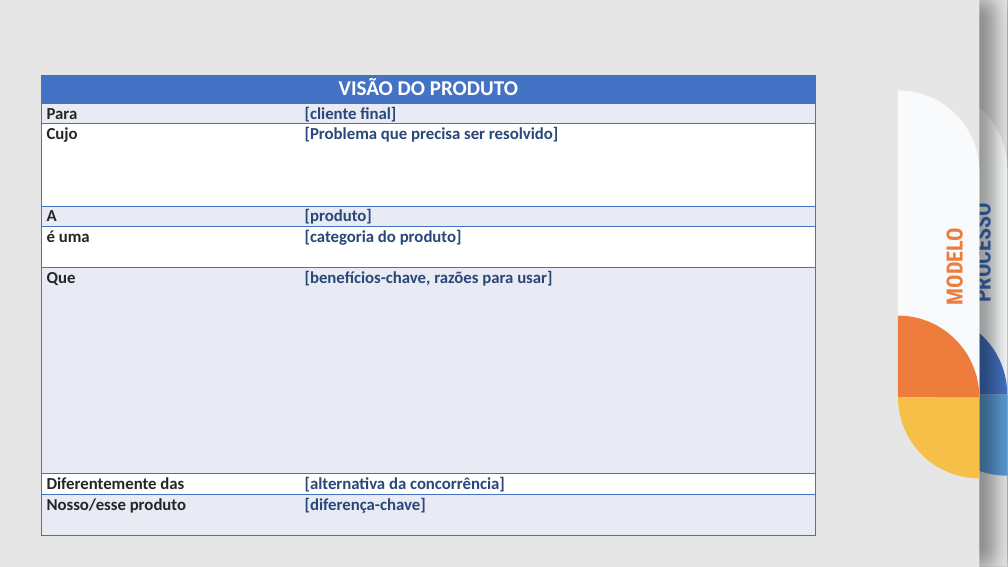
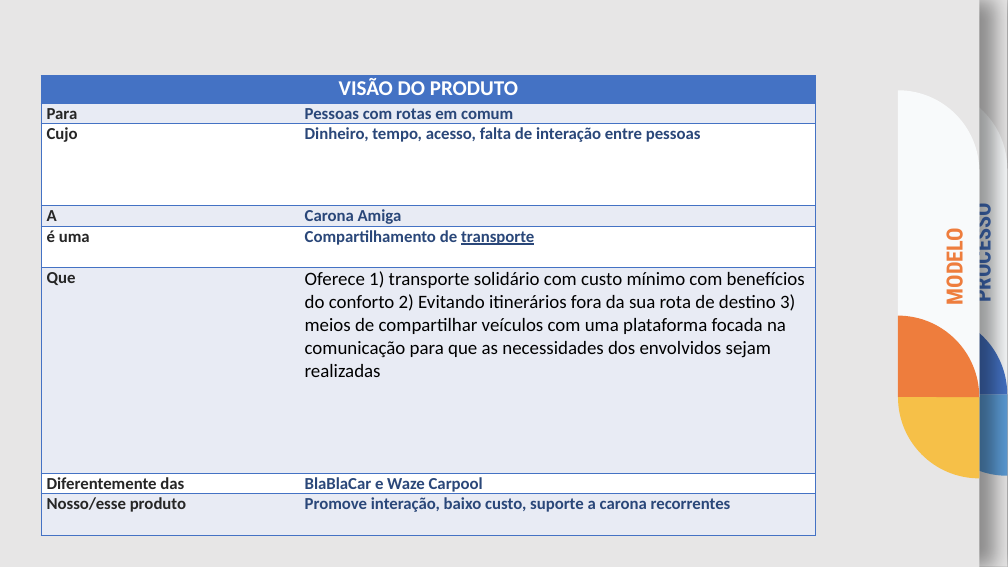
Before and after one commit to Carona-Amiga/caronaamiga, a slide deck: slide 3 of docs/00-Visao-do-Produto-73526e4872364ef58539a47671a0d4bb.pptx. Drawn at 1008x567 pixels with LibreOffice and Linux fonts; fonts in the diff are those of the drawing. Boxes give left, top, right and bottom in pixels: in the first picture for what was removed or moved away, otherwise in the second. Text is boxed around its words. In the diff, an @@ line names an element or a change of style, - is before the commit and + after.

```diff
--- a/docs/00-Visao-do-Produto-73526e4872364ef58539a47671a0d4bb.pptx
+++ b/docs/00-Visao-do-Produto-73526e4872364ef58539a47671a0d4bb.pptx
@@ table at [41, 76, 816, 535] @@
-row 2, column 2: [cliente final]
+row 2, column 2: Pessoas com rotas em comum
-row 3, column 2: [Problema que precisa ser resolvido]
+row 3, column 2: Dinheiro, tempo, acesso, falta de interação entre pessoas
-row 4, column 2: [produto]
+row 4, column 2: Carona Amiga
-row 5, column 2: [categoria do produto]
+row 5, column 2: Compartilhamento de transporte
-row 6, column 2: [benefícios-chave, razões para usar]
+row 6, column 2: Oferece 1) transporte solidário com custo mínimo com benefícios do conforto 2) Evitando itinerários fora da sua rota de destino 3) meios de compartilhar veículos com uma plataforma focada na comunicação para que as necessidades dos envolvidos sejam realizadas
-row 7, column 2: [alternativa da concorrência]
+row 7, column 2: BlaBlaCar e Waze Carpool
-row 8, column 2: [diferença-chave]
+row 8, column 2: Promove interação, baixo custo, suporte a carona recorrentes
```
